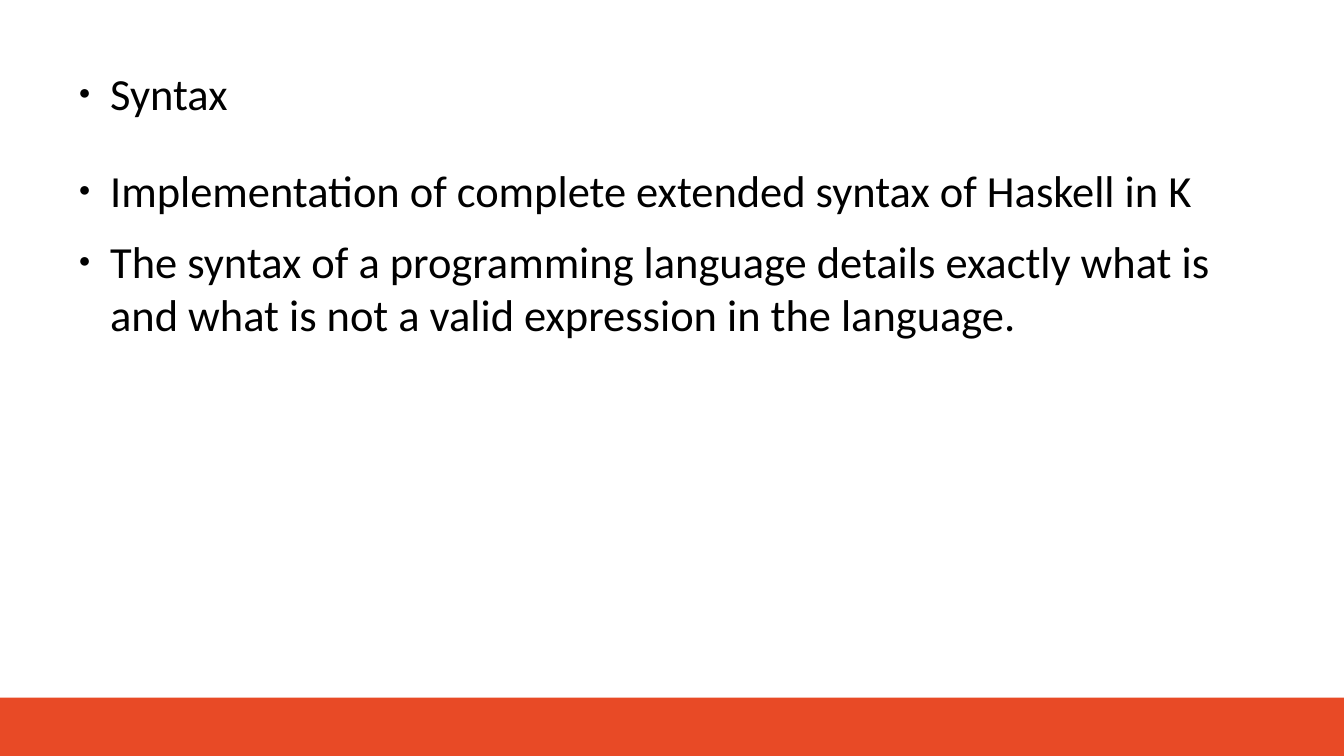
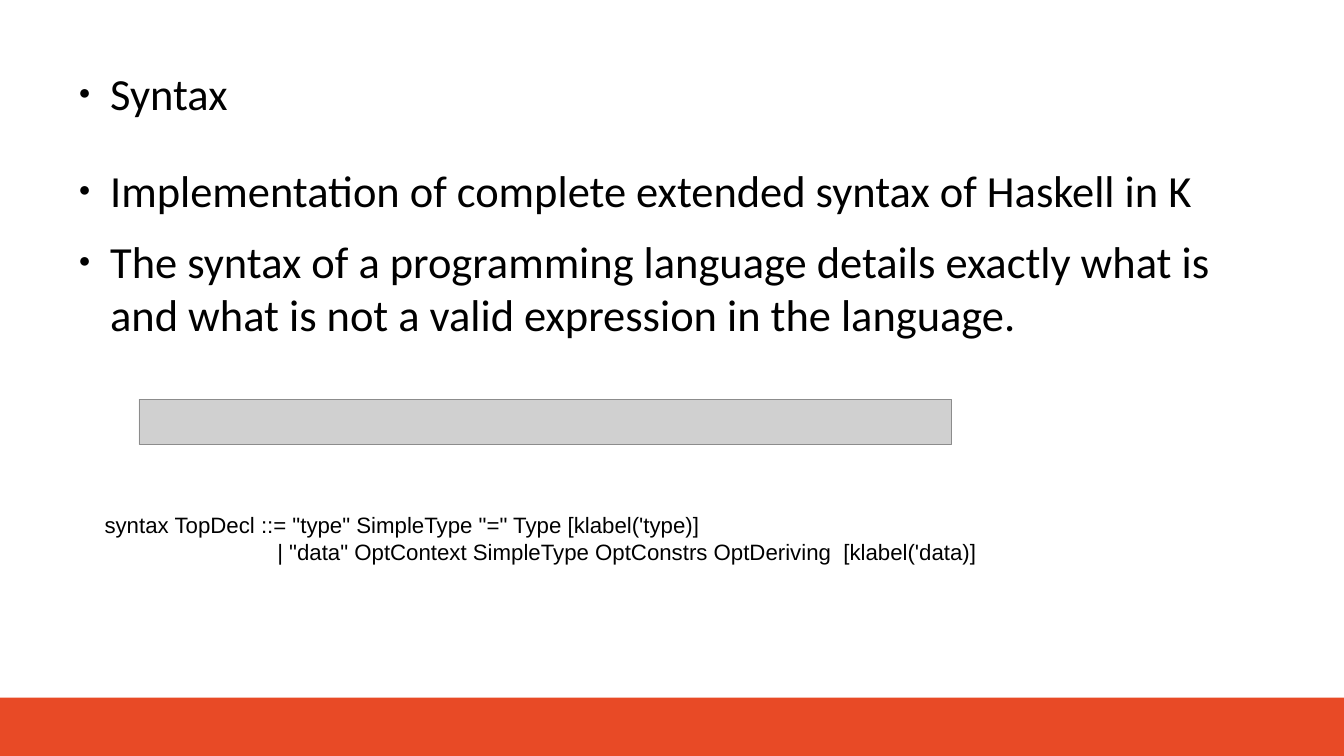
Before and after one commit to brrmorre/SeniorThesis, a slide deck: slide 5 of presentation/presentation.odp (slide 6 before the commit). Drawn at 1344x756 pixels with LibreOffice and Linux fonts; fonts in the diff are those of the drawing; grey boxes stand for pictures; background and template pictures are left out. Boxes give left, top, right and bottom in pixels: in the first picture for what was removed or moved away, otherwise in the second. Text is boxed around its words. In the diff, an @@ line names an element or a change of style, - is before the commit and + after.

```diff
--- a/presentation/presentation.odp
+++ b/presentation/presentation.odp
@@ picture added at [139,399,952,445] @@
@@ text added at [105,517,976,565], 18 pt, text #000000 @@
+syntax TopDecl ::= "type" SimpleType "=" Type [klabel('type)]
+| "data" OptContext SimpleType OptConstrs OptDeriving [klabel('data)]
```
Also in this commit, not shown: 2 other slides changed, 2 slides added, 3 slides removed, 7 other files.
